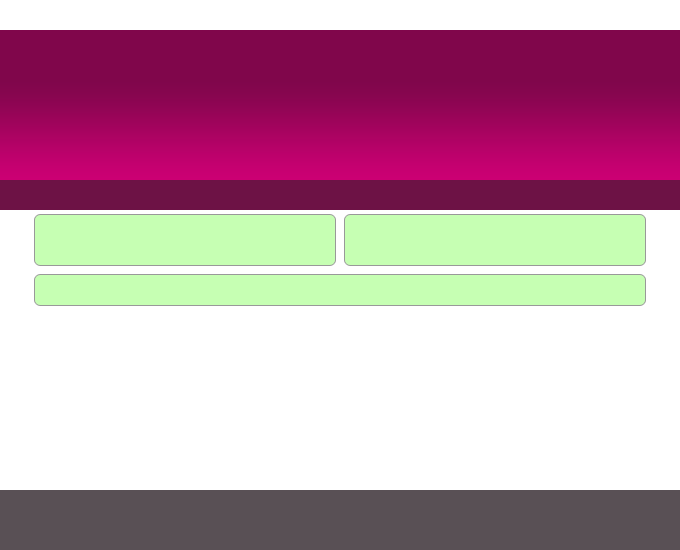
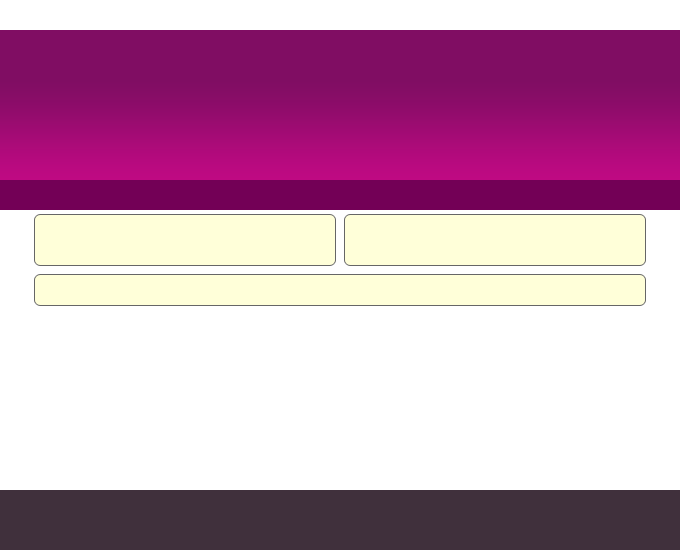
Before/after of a 680 x 550 layered artwork. What changed in the layer stack:
moved "header" above "navbar", painted on it over 0, 30, 680, 180
moved "navbar" above "header / footer widgets", painted on it over 0, 180, 680, 210
painted on "header / footer widgets" over 35, 215, 645, 305
painted on "footer" over 0, 490, 680, 550
